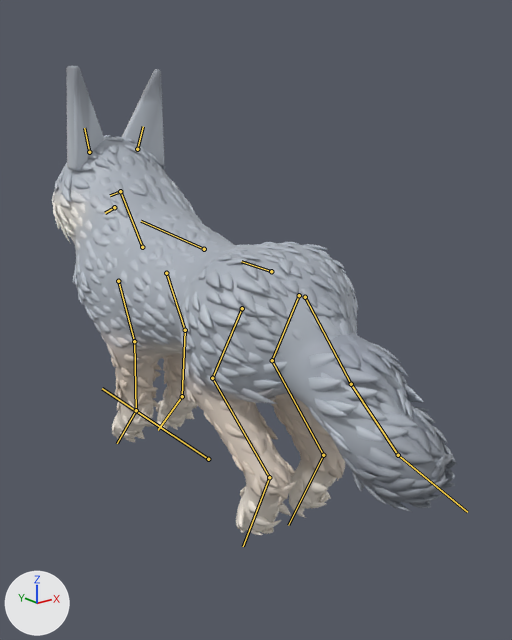
Before and after pictures for a commit that changed the glTF model game/art/models/wolf_pack.glb.
Camera for both pictures: a 50 mm camera at (-1.125, -1.641, 1.073) aimed at (0.092, -0.119, 0.465). The lights are fixed; the arrows at lower left show +X, +Y and +Z. The first picture is the older version. Both versions are drawn at frame 18 of the action 'fidget'; the numbers are the values there. The bones that bend it are drawn over the model as lines.

The first picture shows 'wolf_pack_movie'.
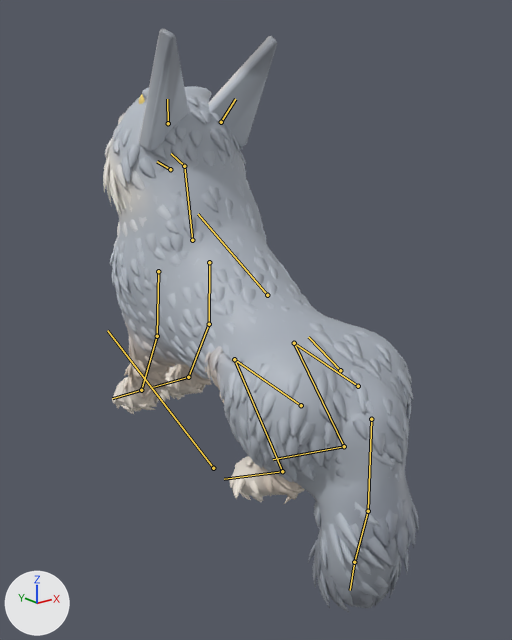
Edits to the bpy script that builds the scene:
```text
Change bone_root:
    where bone_root = bpy.data.objects['wolf_pack_rig'].pose.bones['root']
    bone_root.location: (0.0, 0.0, 0.0) -> (0.0, -0.024, -0.023)
    bone_root.rotation_quaternion: (1.0, 0.0, 0.0, 0.0) -> (0.98, 0.199, 0.0, 0.0)  # degrees (0, 0, 0) -> degrees (23, 0, 0)
Change bone_neck:
    where bone_neck = bpy.data.objects['wolf_pack_rig'].pose.bones['neck']  # child of 'chest'
    bone_neck.rotation_quaternion: (1.0, 0.02, 0.0, 0.0) -> (0.997, 0.074, 0.0, 0.0)  # degrees (2, 0, 0) -> degrees (8, 0, 0)
Change bone_head:
    where bone_head = bpy.data.objects['wolf_pack_rig'].pose.bones['head']  # child of 'neck'
    bone_head.rotation_quaternion: (0.983, -0.022, -0.003, -0.001) -> (0.999, 0.047, 0.0, 0.0)  # degrees (-3, 0, 0) -> degrees (5, 0, 0)
Change bone_jaw:
    where bone_jaw = bpy.data.objects['wolf_pack_rig'].pose.bones['jaw']  # child of 'head'
    bone_jaw.rotation_quaternion: (1.0, 0.0, 0.0, 0.0) -> (0.999, -0.024, 0.0, 0.0)  # degrees (0, 0, 0) -> degrees (-3, 0, 0)
Change bone_ear_l:
    where bone_ear_l = bpy.data.objects['wolf_pack_rig'].pose.bones['ear.L']  # child of 'head'
    bone_ear_l.rotation_quaternion: (0.977, 0.0, 0.0, -0.003) -> (0.993, -0.107, -0.005, 0.05)  # degrees (0, 0, 0) -> degrees (-12, 0, 6)
Change bone_ear_r:
    where bone_ear_r = bpy.data.objects['wolf_pack_rig'].pose.bones['ear.R']  # child of 'head'
    bone_ear_r.rotation_quaternion: (0.976, 0.0, 0.0, -0.036) -> (0.993, -0.107, 0.005, -0.05)  # degrees (0, 0, -4) -> degrees (-12, 0, -6)
Change bone_fl_upper_l:
    where bone_fl_upper_l = bpy.data.objects['wolf_pack_rig'].pose.bones['fl_upper.L']  # child of 'chest'
    bone_fl_upper_l.rotation_quaternion: (1.0, 0.0, 0.0, 0.0) -> (0.997, 0.075, 0.0, 0.0)  # degrees (0, 0, 0) -> degrees (9, 0, 0)
Change bone_fl_lower_l:
    where bone_fl_lower_l = bpy.data.objects['wolf_pack_rig'].pose.bones['fl_lower.L']  # child of 'fl_upper.L'
    bone_fl_lower_l.rotation_quaternion: (1.0, 0.0, 0.0, 0.0) -> (0.997, -0.075, 0.0, 0.0)  # degrees (0, 0, 0) -> degrees (-9, 0, 0)
Change bone_fl_upper_r:
    where bone_fl_upper_r = bpy.data.objects['wolf_pack_rig'].pose.bones['fl_upper.R']  # child of 'chest'
    bone_fl_upper_r.rotation_quaternion: (1.0, 0.0, 0.0, 0.0) -> (0.997, 0.075, 0.0, 0.0)  # degrees (0, 0, 0) -> degrees (9, 0, 0)
Change bone_fl_lower_r:
    where bone_fl_lower_r = bpy.data.objects['wolf_pack_rig'].pose.bones['fl_lower.R']  # child of 'fl_upper.R'
    bone_fl_lower_r.rotation_quaternion: (1.0, 0.0, 0.0, 0.0) -> (0.997, -0.075, 0.0, 0.0)  # degrees (0, 0, 0) -> degrees (-9, 0, 0)
Change bone_tail1:
    where bone_tail1 = bpy.data.objects['wolf_pack_rig'].pose.bones['tail1']  # child of 'hips'
    bone_tail1.rotation_quaternion: (0.995, -0.088, 0.0, -0.002) -> (0.997, 0.075, 0.0, 0.0)  # degrees (-10, 0, 0) -> degrees (9, 0, 0)
Change bone_tail2:
    where bone_tail2 = bpy.data.objects['wolf_pack_rig'].pose.bones['tail2']  # child of 'tail1'
    bone_tail2.rotation_quaternion: (0.992, -0.088, 0.006, -0.061) -> (0.996, 0.075, -0.004, -0.058)  # degrees (-10, 0, -7) -> degrees (9, 0, -7)
Change bone_tail3:
    where bone_tail3 = bpy.data.objects['wolf_pack_rig'].pose.bones['tail3']  # child of 'tail2'
    bone_tail3.rotation_quaternion: (0.986, -0.087, 0.01, -0.111) -> (0.989, 0.074, -0.01, -0.127)  # degrees (-10, 0, -13) -> degrees (9, 0, -15)
Change bone_hl_upper_l:
    where bone_hl_upper_l = bpy.data.objects['wolf_pack_rig'].pose.bones['hl_upper.L']  # child of 'hips'
    bone_hl_upper_l.rotation_quaternion: (1.0, 0.0, 0.0, 0.0) -> (0.911, 0.412, 0.0, 0.0)  # degrees (0, 0, 0) -> degrees (49, 0, 0)
Change bone_hl_lower_l:
    where bone_hl_lower_l = bpy.data.objects['wolf_pack_rig'].pose.bones['hl_lower.L']  # child of 'hl_upper.L'
    bone_hl_lower_l.rotation_quaternion: (1.0, 0.0, 0.0, 0.0) -> (0.853, -0.523, 0.0, 0.0)  # degrees (0, 0, 0) -> degrees (-63, 0, 0)
Change bone_hl_foot_l:
    where bone_hl_foot_l = bpy.data.objects['wolf_pack_rig'].pose.bones['hl_foot.L']  # child of 'hl_lower.L'
    bone_hl_foot_l.rotation_quaternion: (1.0, 0.0, 0.0, 0.0) -> (0.969, 0.247, 0.0, 0.0)  # degrees (0, 0, 0) -> degrees (29, 0, 0)
Change bone_hl_upper_r:
    where bone_hl_upper_r = bpy.data.objects['wolf_pack_rig'].pose.bones['hl_upper.R']  # child of 'hips'
    bone_hl_upper_r.rotation_quaternion: (1.0, 0.0, 0.0, 0.0) -> (0.911, 0.412, 0.0, 0.0)  # degrees (0, 0, 0) -> degrees (49, 0, 0)
Change bone_hl_lower_r:
    where bone_hl_lower_r = bpy.data.objects['wolf_pack_rig'].pose.bones['hl_lower.R']  # child of 'hl_upper.R'
    bone_hl_lower_r.rotation_quaternion: (1.0, 0.0, 0.0, 0.0) -> (0.853, -0.523, 0.0, 0.0)  # degrees (0, 0, 0) -> degrees (-63, 0, 0)
Change bone_hl_foot_r:
    where bone_hl_foot_r = bpy.data.objects['wolf_pack_rig'].pose.bones['hl_foot.R']  # child of 'hl_lower.R'
    bone_hl_foot_r.rotation_quaternion: (1.0, 0.0, 0.0, 0.0) -> (0.969, 0.247, 0.0, 0.0)  # degrees (0, 0, 0) -> degrees (29, 0, 0)
```

Changed parts and their boxes (x1, y1, x2, y2) in the pictures (512 x 640 px):
'wolf_pack_movie', posed (22% narrower, 24% taller): before (52, 66, 457, 535); after (103, 29, 419, 612)
bone 'root', root to tip: before (208, 459) to (102, 388); after (213, 468) to (107, 330)
bone 'neck', root to tip: before (142, 247) to (120, 191); after (192, 240) to (184, 166)
bone 'head', root to tip: before (120, 191) to (110, 195); after (184, 166) to (171, 153)
bone 'jaw', root to tip: before (114, 207) to (105, 213); after (170, 169) to (157, 161)
bone 'ear.L', root to tip: before (89, 152) to (84, 128); after (168, 123) to (167, 99)
bone 'ear.R', root to tip: before (137, 149) to (143, 126); after (221, 122) to (235, 99)
bone 'fl_upper.L', root to tip: before (118, 281) to (134, 341); after (158, 271) to (157, 336)
bone 'fl_lower.L', root to tip: before (134, 341) to (136, 410); after (157, 336) to (141, 390)
bone 'fl_upper.R', root to tip: before (166, 273) to (185, 330); after (209, 262) to (209, 324)
bone 'fl_lower.R', root to tip: before (185, 330) to (182, 396); after (209, 324) to (188, 377)
bone 'tail1', root to tip: before (305, 297) to (351, 384); after (371, 419) to (368, 511)
bone 'tail2', root to tip: before (351, 384) to (398, 455); after (368, 511) to (354, 562)
bone 'tail3', root to tip: before (398, 455) to (467, 512); after (354, 562) to (350, 590)
bone 'hl_upper.L', root to tip: before (242, 308) to (212, 378); after (301, 405) to (234, 359)
bone 'hl_lower.L', root to tip: before (212, 378) to (269, 477); after (234, 359) to (282, 471)
bone 'hl_foot.L', root to tip: before (269, 477) to (243, 546); after (282, 471) to (224, 479)
bone 'hl_upper.R', root to tip: before (299, 295) to (272, 360); after (358, 386) to (294, 343)
bone 'hl_lower.R', root to tip: before (272, 360) to (323, 455); after (294, 343) to (344, 446)
bone 'hl_foot.R', root to tip: before (323, 455) to (288, 525); after (344, 446) to (273, 459)
